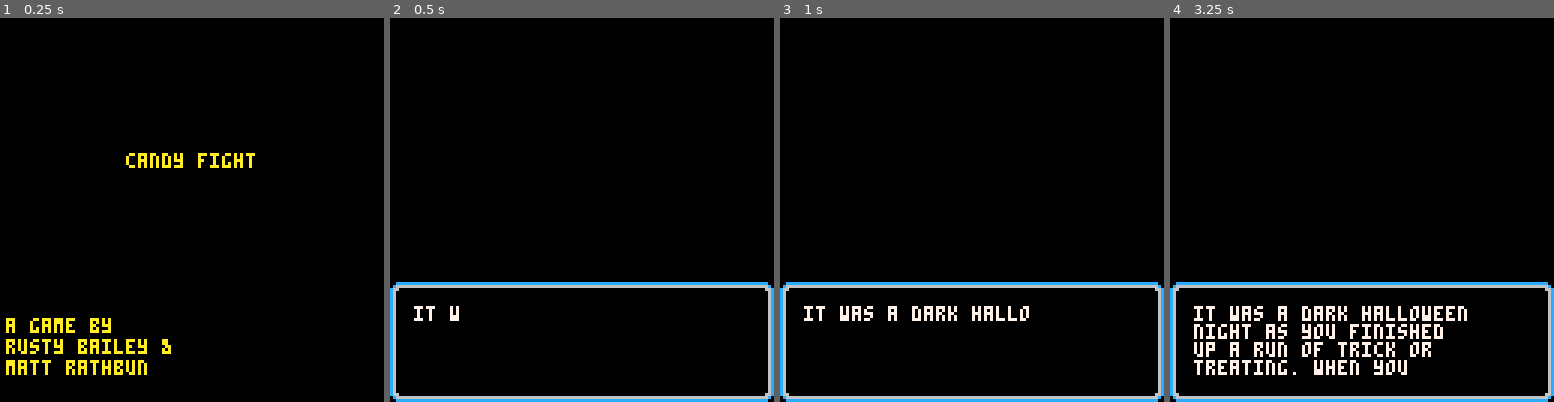
Above: before the commit, frames 1-4 (left to right).
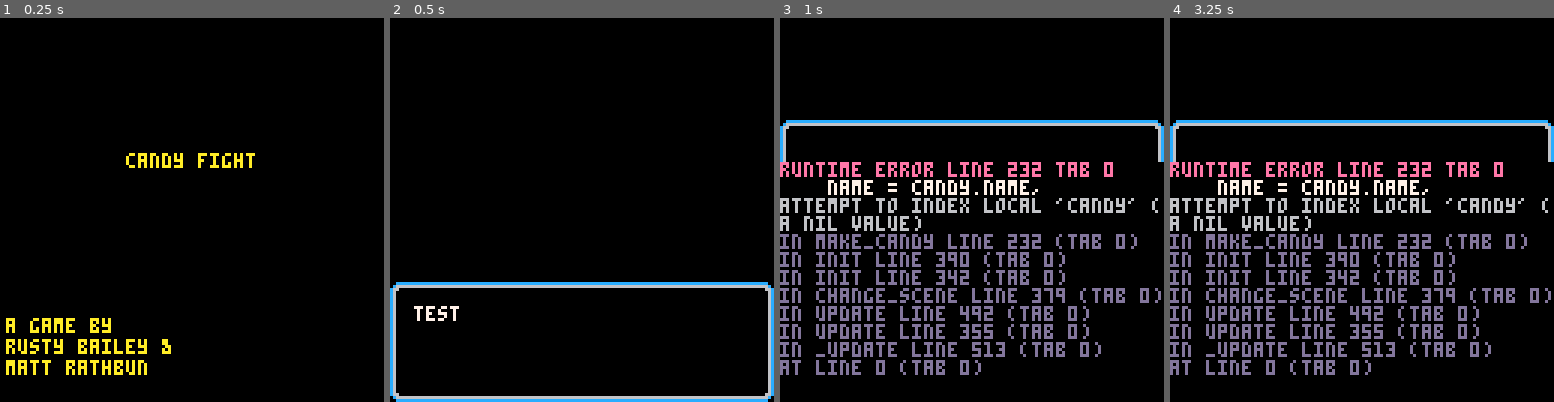
Above: after the commit, the same moments.

Repository: rustybailey/candy-fight
Game: PICO-8 cartridge game.p8
Same seed, same stepped clock (60 frames per second), same inputs: the game is played once before the commit and once after it.
Inputs:
- Up to frame 1 (0.25 s): no input
- Up to frame 2 (0.5 s): tap O (Z key) at 0.33 s
- Up to frame 3 (1 s): tap O (Z key) at 0.7 s
- Up to frame 4 (3.25 s): tap O (Z key) at 1.43, 2.22, 3.1 s; hold Down 2.42-2.82 s

Frame 1 is identical in both runs. In frame 2, 0.2% of the frame differs, in the area x 6-18%, y 75-79%; in frame 3, 19%; in frame 4, 21%, in the area x 0-100%, y 26-100%.
Error after the commit: runtime error line 232 tab 0; name = candy.name,; attempt to index local 'candy' (a nil value)

Commit message:
Add sprite for razor apple

Diff:
--- a/candies.p8
+++ b/candies.p8
@@ -1,7 +1,7 @@
 -- unique candies
 razor_apple = {
   name = "razor apple",
-  sprite = nil,
+  sprite = 20,
   hp = 100,
   attack = 100,
   defense = 100,
--- a/game.p8
+++ b/game.p8
@@ -232,8 +232,8 @@
     is_player = is_player,
     x = x,
     y = y,
-    width = 16,
-    height = 16,
+    width = 32,
+    height = 32,
     name = candy.name,
     sprite = candy.sprite,
     hp = candy.hp,
@@ -276,13 +276,17 @@
     end,
     draw = function(self)
       -- draw character
-      rectfill(
-        self.x,
-        self.y,
-        self.x + self.width,
-        self.y + self.height,
-        color
-      )
+      if (self.sprite) then
+        spr(self.sprite, x, y, 4, 4)
+      else
+        rectfill(
+          self.x,
+          self.y,
+          self.x + self.width,
+          self.y + self.height,
+          color
+        )
+      end
 
       -- @todo animate the health bar and hp decreasing
       -- draw name, hp, and health bar
@@ -388,9 +392,9 @@
     self.is_player_turn = true
     self.listen_for_turn_switch = false
 
-    player = self:add(make_candy(razor_apple, 10, 68, 8, true))
+    player = self:add(make_candy(razor_apple, 10, 55, 8, true))
     -- enemy = self:add(make_candy(razor_apple, 100, 13, 9, false))
-    enemy = self:add(make_candy(atomic_bomb_ball, 100, 13, 9, false))
+    enemy = self:add(make_candy(atomic_bomb_ball, 85, 13, 9, false))
     self:add(menu)
     self:add(dialog)
 
@@ -484,8 +488,8 @@
   init = function(self)
     self:add(dialog)
     -- local message = "it was a dark halloween night as you finished up a run of trick or treating. when you arrive ho …(240 unchanged characters)…
-    local message = "it was a dark halloween …(277 unchanged characters)…
-    -- local message = "test"
+    -- local message = "it was a dark halloween …(277 unchanged characters)…
+    local message = "test"
     dialog:trigger(message, false)
   end,
   update = function(self)
Not shown, changed: 32 lines of the sprite sheet (__gfx__) section of game.p8
